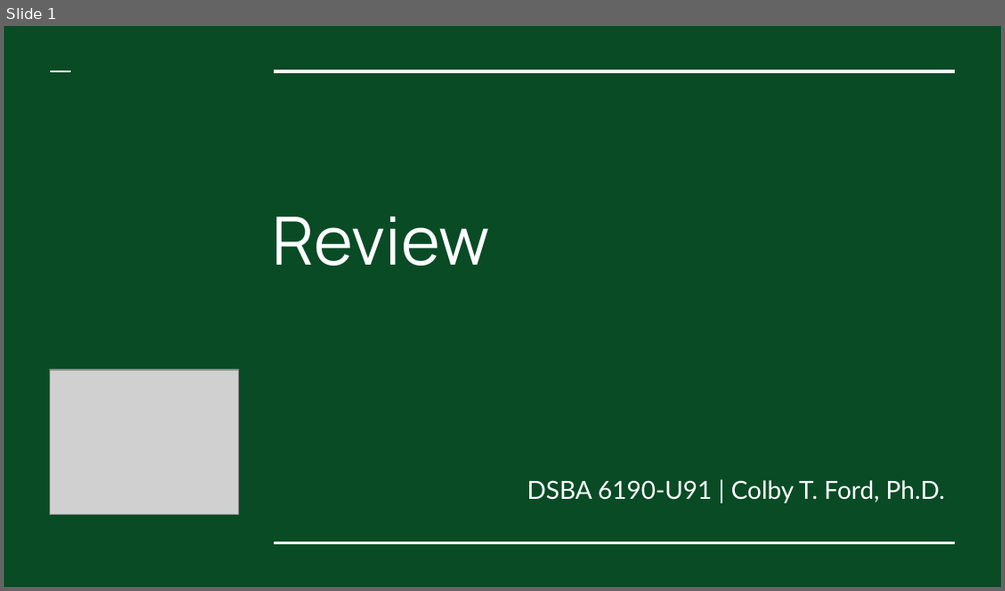
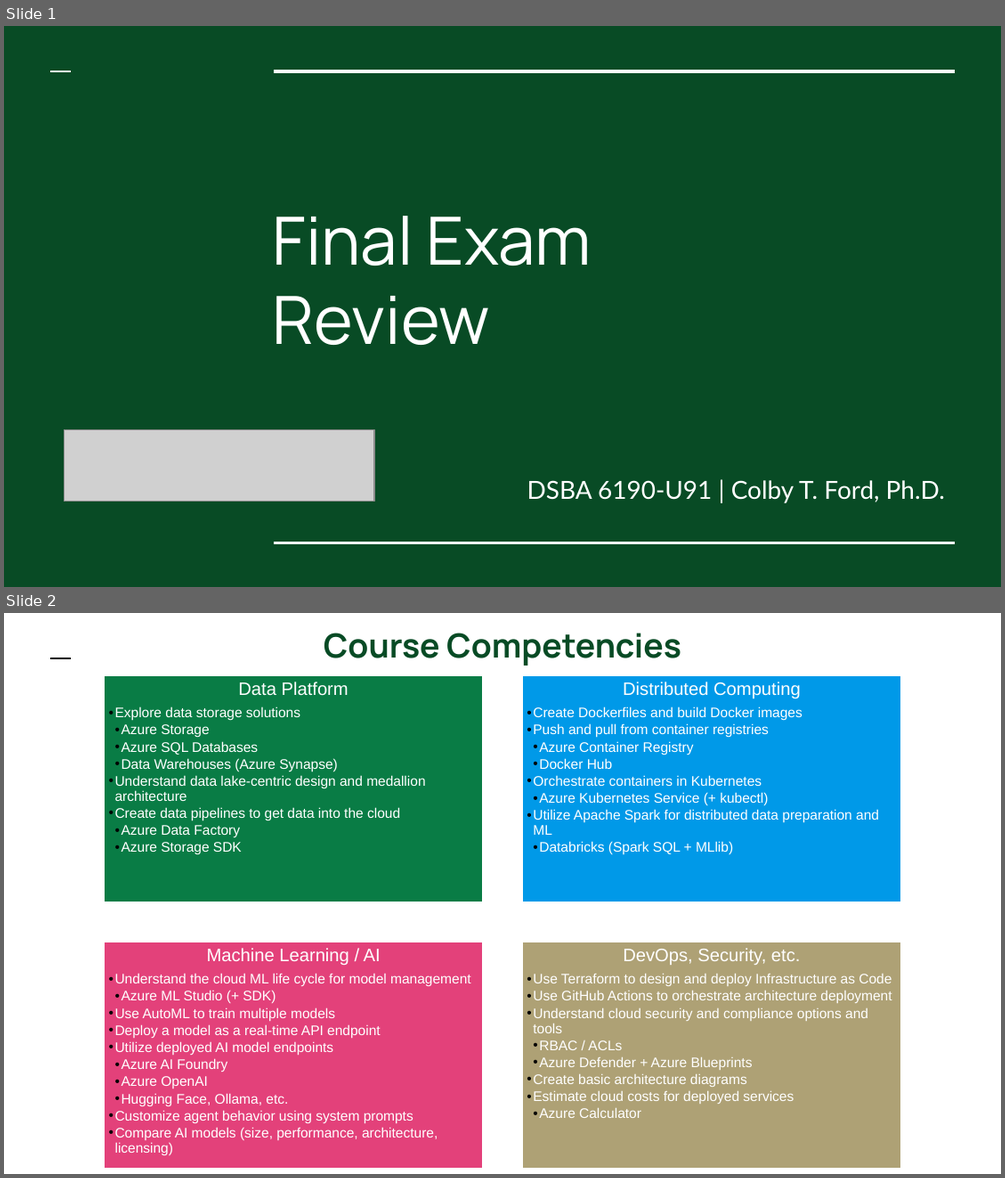
Before and after one commit to colbyford/DSBA6190-CloudComputing, a slide deck: 7 - Final Exam/Review.pptx. Shown one above the other, each under a label of ours: slide 1 before the commit, slides 1 and 2 after it. The pictures are 1005x591 and 1005x1178 pixels, drawn with LibreOffice and Linux fonts; fonts in the diff are those of the drawing; grey boxes stand for pictures. Boxes give left, top, right and bottom in pixels: in the first picture for what was removed or moved away, otherwise in the second. Text is boxed around its words. In the diff, an @@ line names an element or a change of style, - is before the commit and + after.

```diff
--- a/7 - Final Exam/Review.pptx
+++ b/7 - Final Exam/Review.pptx
@@ slide 2 added at (4,613,1001,1174), background #FFFFFF @@
@@ title added at (324,633,681,666), 24 pt, text #084B25, bold @@
+Course Competencies
@@ line added from (51, 657) to (71, 657), #000000 1.5 pt @@
@@ group added at (104,674,901,1169): 4 rectangles, 4 texts @@
+Data Platform
+  • Explore data storage solutions
+    • Azure Storage
+    • Azure SQL Databases
+    • Data Warehouses (Azure Synapse)
+  • Understand data lake-centric design and medallion architecture
+  • Create data pipelines to get data into the cloud
+    • Azure Data Factory
+    • Azure Storage SDK
+Distributed Computing
+  • Create Dockerfiles and build Docker images
+  • Push and pull from container registries
+    • Azure Container Registry
+    • Docker Hub
+  • Orchestrate containers in Kubernetes
+    • Azure Kubernetes Service (+ kubectl)
+  • Utilize Apache Spark for distributed data preparation and ML
+    • Databricks (Spark SQL + MLlib)
+Machine Learning / AI
+  • Understand the cloud ML life cycle for model management
+    • Azure ML Studio (+ SDK)
+  • Use AutoML to train multiple models
+  • Deploy a model as a real-time API endpoint
+  • Utilize deployed AI model endpoints
+    • Azure AI Foundry
+    • Azure OpenAI
+    • Hugging Face, Ollama, etc.
+  • Customize agent behavior using system prompts
+  • Compare AI models (size, performance, architecture, licensing)
+DevOps, Security, etc.
+  • Use Terraform to design and deploy Infrastructure as Code
+  • Use GitHub Actions to orchestrate architecture deployment
+  • Understand cloud security and compliance options and tools
+    • RBAC / ACLs
+    • Azure Defender + Azure Blueprints
+  • Create basic architecture diagrams
+  • Estimate cloud costs for deployed services
+    • Azure Calculator
@@ slide 1 changed as well @@
@@ title at (273,216,591,345): text changed @@
-Review
+Final Exam
+Review
@@ picture removed at (50,370,238,515) @@
@@ picture added at (64,430,374,501) @@
```
Also in this commit, not shown: 1 other slide changed.
